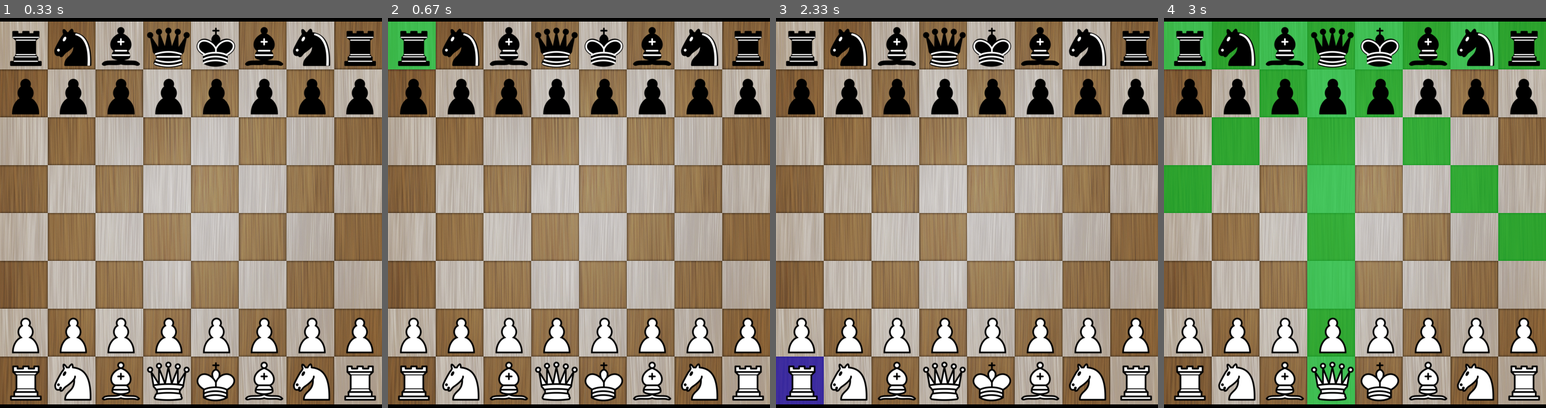
Above: before the commit, frames 1-4 (left to right).
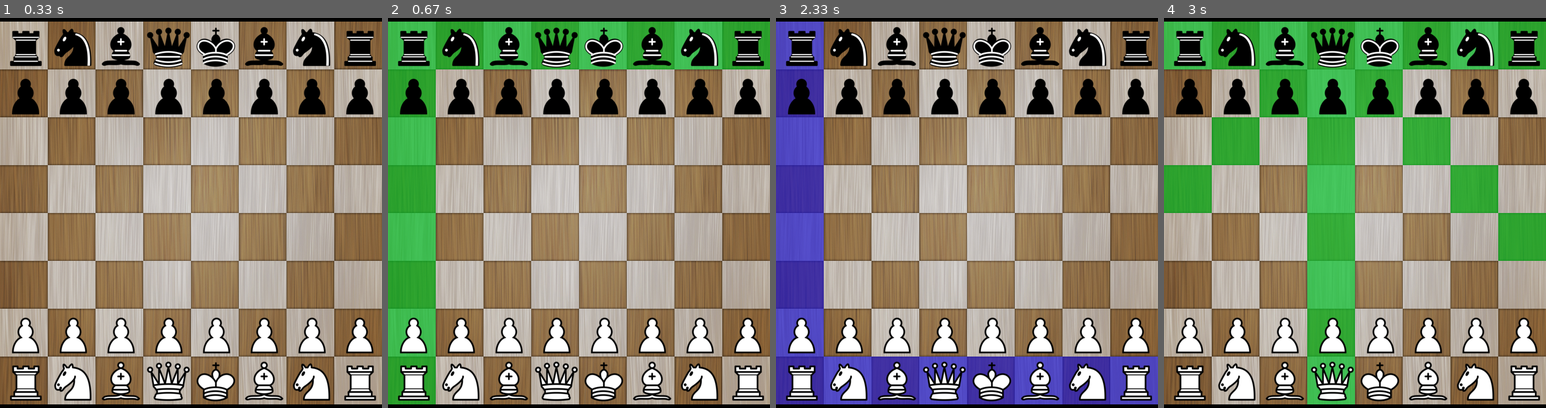
Above: after the commit, the same moments.

Repository: mandrelbrotset/pygame-chess
Game: pygame game, started from main.py
Same seed, same stepped clock (60 frames per second), same inputs: the game is played once before the commit and once after it.
Inputs (mouse positions are in pixels of both pictures, inside the frame that each line leads up to):
- Up to frame 1 (0.33 s): no input
- Up to frame 2 (0.67 s): click (410, 45) at 0.38 s
- Up to frame 3 (2.33 s): click (1005, 314) at 0.72 s; click (1024, 60) at 1.05 s; click (1108, 372) at 1.38 s; click (974, 64) at 1.72 s; click (798, 380) at 2.05 s
- Up to frame 4 (3 s): click (1500, 384) at 2.38 s; click (1332, 45) at 2.72 s

Frame 1 is identical in both runs. In frame 2, 16% of the frame differs, in the area x 0-100%, y 0-100%; in frame 3, 16%; in frame 4, nothing differs.

Commit message:
Implemented possible moves for rook

Diff:
--- a/chess.py
+++ b/chess.py
@@ -161,10 +161,9 @@
                     self.chess_pieces.draw(self.screen, piece_name,
                                             self.board_locations[piece_coord_x][piece_coord_y])
 
+
     # helper function to find diagonal moves
-    def diagonal_moves(self, piece_coord):
-        # list to store possible moves of the selected piece
-        positions = []
+    def diagonal_moves(self, positions, piece_coord):
         # reset x and y coordinate values
         x, y = piece_coord
         # find top left diagonal spots
@@ -210,6 +209,40 @@
                 positions.append([x,y])
 
         return positions
+
+
+    # helper function to find horizontal and vertical moves
+    def linear_moves(self, positions, piece_coord):
+        # reset x, y coordniate value
+        x, y = piece_coord
+        # horizontal moves to the left
+        while(x > 0):
+            x = x - 1
+            positions.append([x,y])
+
+        # reset x, y coordniate value
+        x, y = piece_coord
+        # horizontal moves to the right
+        while(x < 7):
+            x = x + 1
+            positions.append([x,y])
+
+        # reset x, y coordniate value
+        x, y = piece_coord
+        # vertical moves upwards
+        while(y > 0):
+            y = y - 1
+            positions.append([x,y])
+
+        # reset x, y coordniate value
+        x, y = piece_coord
+        # vertical moves downwards
+        while(y < 7):
+            y = y + 1
+            positions.append([x,y])
+
+        return positions
+
 
     def possible_moves(self, piece_name, piece_coord):
         # list to store possible moves of the selected piece
@@ -220,7 +253,7 @@
             x_coord, y_coord = piece_coord
             # calculate moves for bishop
             if piece_name[6:] == "bishop":
-                positions = self.diagonal_moves(piece_coord)
+                positions = self.diagonal_moves(positions, piece_coord)
 
             # calculate moves for pawn
             elif piece_name[6:] == "pawn":
@@ -239,7 +272,12 @@
                         if y_coord > 5:
                             positions.append([x_coord, y_coord-2])
 
-            # calculate movs for knight
+            # calculate moves for rook
+            elif piece_name[6:] == "rook":
+                # find linear moves
+                positions = self.linear_moves(positions, piece_coord)
+
+            # calculate moves for knight
             elif piece_name[6:] == "knight":
                 # left positions
                 if(x_coord - 2) >= 0:
@@ -299,33 +337,10 @@
             # calculate movs for queen
             elif piece_name[6:] == "queen":
                 # find diagonal positions
-                positions = self.diagonal_moves(piece_coord)
+                positions = self.diagonal_moves(positions, piece_coord)
 
                 # find linear moves
-                # reset x, y coordniate value
-                x, y = piece_coord
-                # linear moves to the left
-                while(x > 0):
-                    x = x - 1
-                    positions.append([x,y])
-                # reset x, y coordniate value
-                x, y = piece_coord
-                # linear moves to the right
-                while(x < 7):
-                    x = x + 1
-                    positions.append([x,y])
-                # reset x, y coordniate value
-                x, y = piece_coord
-                # linear moves upwards
-                while(y > 0):
-                    y = y - 1
-                    positions.append([x,y])
-                # reset x, y coordniate value
-                x, y = piece_coord
-                # linear moves downwards
-                while(y < 7):
-                    y = y + 1
-                    positions.append([x,y])
+                positions = self.linear_moves(positions, piece_coord)
 
         # return list containing possible moves for the selected piece
         return positions
